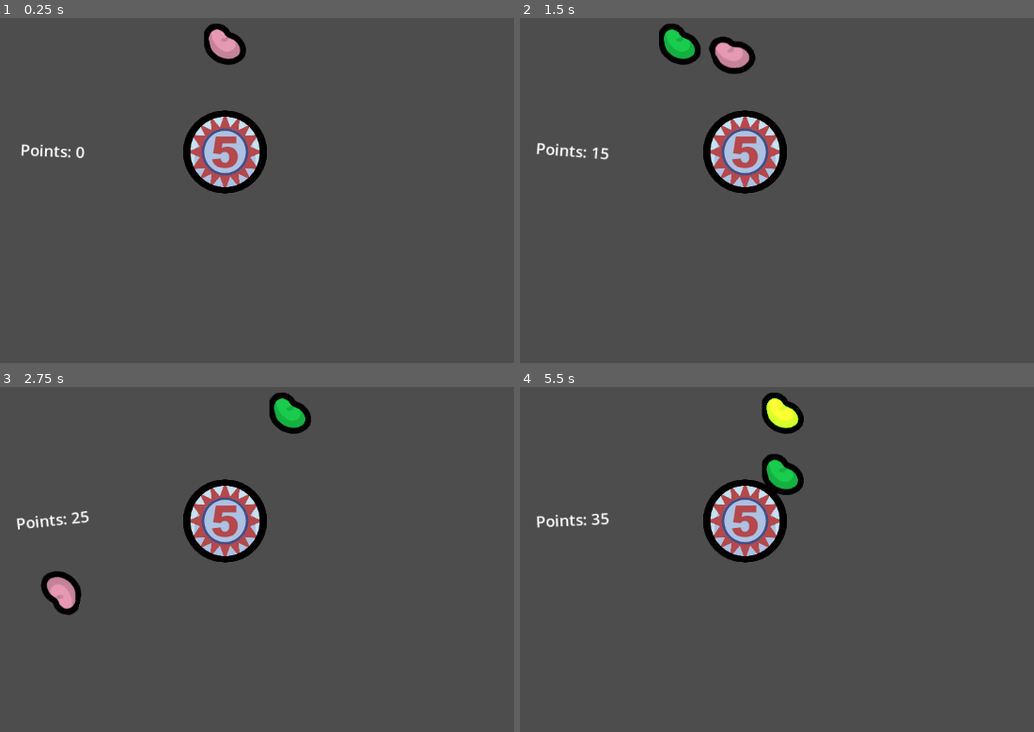
Above: before the commit, frames 1-4 (two rows, left to right).
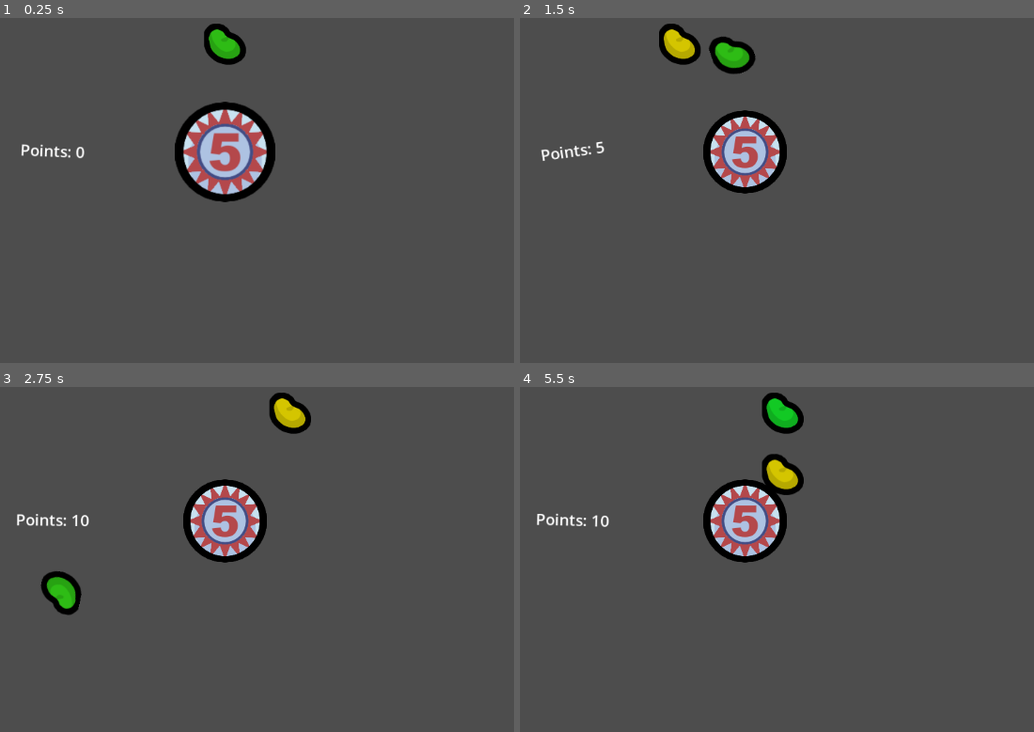
Above: after the commit, the same moments.

Repository: dairycultist/bean-game
Game: Godot game, scene res://scene.tscn
The game is run twice, just before and just after one commit, with the same random seed, the same clock (stepped at 60 frames per second) and the same inputs.
Inputs (mouse positions are in pixels of both pictures, inside the frame that each line leads up to):
- Up to frame 1 (0.25 s): no input
- Up to frame 2 (1.5 s): tap Enter at 0.5 s; move the mouse to (746, 124) at 0.52 s; press the mouse at (746, 124) at 0.53 s; move the mouse to (597, 173) at 1.27 s; release the mouse at (597, 173) at 1.28 s; click (597, 173) at 1.35 s
- Up to frame 3 (2.75 s): move the mouse to (298, 428) at 2.02 s; press the mouse at (298, 428) at 2.03 s
- Up to frame 4 (5.5 s): move the mouse to (705, 604) at 2.77 s; release the mouse at (705, 604) at 2.78 s; click (705, 604) at 2.85 s; move the mouse to (972, 583) at 3.52 s; press the mouse at (972, 583) at 3.53 s; move the mouse to (outside the picture) at 4.27 s; release the mouse at (outside the picture) at 4.28 s; click (outside the picture) at 4.35 s; move the mouse to (782, 521) at 5.02 s; press the mouse at (782, 521) at 5.03 s

The runs differ from the first frame. In frame 1, 4.1% of the frame differs, in the area x 34-54%, y 3-54%; in frame 2, 1.1%; in frame 3, 1.0%; in frame 4, 1.0%.

Commit message:
Remove outstanding merging code, add bumper animation, change color initialization

Diff:
--- a/bean.gd
+++ b/bean.gd
@@ -2,49 +2,29 @@
 class_name Bean
 
 var avg_speed: float
-var color: BeanColor
 
 var _audio_on_collide: AudioStreamPlayer
-var _audio_on_match: AudioStreamPlayer
-
-enum BeanColor {
-	RED, YELLOW, GREEN, BLUE, PINK
-}
 
 func _ready() -> void:
 
 	body_entered.connect(_body_entered)
 
 	_audio_on_collide = get_parent().get_node("AudioOnCollide")
-	_audio_on_match   = get_parent().get_node("AudioOnMatch")
+
+	var r := randf()
+	var g := randf()
+
+	$Sprite.modulate  = Color(r, g, 1.0 - r - g)
 
 func _process(delta: float) -> void:
 
 	avg_speed = lerp(avg_speed, linear_velocity.length(), delta)
 
-	if position.y < -200:
-		_audio_on_match.play()
-		queue_free()
+func _body_entered(body):
 
-@warning_ignore("int_as_enum_without_match")
-func set_color(the_color: BeanColor = -1 as BeanColor):
-
-	if the_color == -1:
-		color = BeanColor.values().pick_random()
-	else:
-		color = the_color
-
-	match (color):
-		BeanColor.RED: $Sprite.modulate    = Color(1.0, 0.3, 0.2)
-		BeanColor.YELLOW: $Sprite.modulate = Color(1.0, 8.0, 0.2)
-		BeanColor.GREEN: $Sprite.modulate  = Color(0.1, 0.8, 0.3)
-		BeanColor.BLUE: $Sprite.modulate   = Color(0.1, 0.5, 0.9)
-		BeanColor.PINK: $Sprite.modulate   = Color(0.9, 0.6, 0.7)
-
-func _body_entered(_body):
-
-	# TEMP
-	BeanSignals.on_bean_hit_peg.emit(self, null)
+	# bumper
+	if body is Bumper:
+		body.bump(self)
 
 	# play collide sound
 	_audio_on_collide.volume_linear = (2.0 / (1 + exp(-avg_speed * 0.01))) - 1.0
--- a/bean_dropper.gd
+++ b/bean_dropper.gd
@@ -9,7 +9,6 @@
 
 	the_bean = bean.instantiate()
 	add_child(the_bean)
-	the_bean.set_color()
 	the_bean.global_position.y = -166
 	the_bean.collision_layer = 0
 	the_bean.freeze = true
@@ -30,7 +29,6 @@
 		# make a new the_bean
 		the_bean = bean.instantiate()
 		add_child(the_bean)
-		the_bean.set_color()
 		the_bean.global_position.y = -166
 		the_bean.collision_layer = 0
 		the_bean.freeze = true
--- a/boons/abstract_boon.gd
+++ b/boons/abstract_boon.gd
@@ -11,6 +11,7 @@
 # number go up AND clink clink clink sounds AND many rigidbodies
 
 # TODO add boon animation for idling and triggering
+# TODO make bumpers bounce animation when hit
 
 func _ready() -> void:
 
--- /dev/null
+++ b/bumper.gd
@@ -0,0 +1,10 @@
+extends StaticBody2D
+class_name Bumper
+
+func _ready() -> void:
+	$AnimationPlayer.play("RESET")
+
+func bump(bean: Bean):
+	BeanSignals.on_bean_hit_peg.emit(bean, self)
+	$AnimationPlayer.play("bump")
+	$AnimationPlayer.seek(0)
--- /dev/null
+++ b/bumper.tscn
@@ -0,0 +1,59 @@
+[gd_scene load_steps=7 format=3 uid="uid://20qdpjnnrdot"]
+
+[ext_resource type="Script" uid="uid://g72wydl8scaf" path="res://bumper.gd" id="1_h31vo"]
+[ext_resource type="Texture2D" uid="uid://c2m0ggmtj7p6f" path="res://bumper.png" id="2_sn2yj"]
+
+[sub_resource type="Animation" id="Animation_h31vo"]
+length = 0.001
+tracks/0/type = "value"
+tracks/0/imported = false
+tracks/0/enabled = true
+tracks/0/path = NodePath("Bumper/Sprite:scale")
+tracks/0/interp = 1
+tracks/0/loop_wrap = true
+tracks/0/keys = {
+"times": PackedFloat32Array(0),
+"transitions": PackedFloat32Array(1),
+"update": 0,
+"values": [Vector2(1.2, 1.2)]
+}
+
+[sub_resource type="Animation" id="Animation_32yb8"]
+resource_name = "bump"
+tracks/0/type = "value"
+tracks/0/imported = false
+tracks/0/enabled = true
+tracks/0/path = NodePath("Bumper/Sprite:scale")
+tracks/0/interp = 1
+tracks/0/loop_wrap = true
+tracks/0/keys = {
+"times": PackedFloat32Array(0, 0.03333333, 0.06666667, 0.1, 0.16666667),
+"transitions": PackedFloat32Array(1, 1, 1, 1, 1),
+"update": 0,
+"values": [Vector2(1.2, 1.2), Vector2(0.9, 0.9), Vector2(1.1, 1.1), Vector2(0.95, 0.95), Vector2(1, 1)]
+}
+
+[sub_resource type="AnimationLibrary" id="AnimationLibrary_ou0cc"]
+_data = {
+&"RESET": SubResource("Animation_h31vo"),
+&"bump": SubResource("Animation_32yb8")
+}
+
+[sub_resource type="CircleShape2D" id="CircleShape2D_y2354"]
+radius = 64.0
+
+[node name="Bumper" type="StaticBody2D"]
+script = ExtResource("1_h31vo")
+
+[node name="AnimationPlayer" type="AnimationPlayer" parent="."]
+root_node = NodePath("../..")
+libraries = {
+&"": SubResource("AnimationLibrary_ou0cc")
+}
+
+[node name="Sprite" type="Sprite2D" parent="."]
+scale = Vector2(1.2, 1.2)
+texture = ExtResource("2_sn2yj")
+
+[node name="CollisionShape2D" type="CollisionShape2D" parent="."]
+shape = SubResource("CircleShape2D_y2354")
--- a/scene.tscn
+++ b/scene.tscn
@@ -1,32 +1,16 @@
-[gd_scene load_steps=11 format=3 uid="uid://5ilcdthf5fh5"]
+[gd_scene load_steps=8 format=3 uid="uid://5ilcdthf5fh5"]
 
 [ext_resource type="Script" uid="uid://bce4vbqpm3soy" path="res://bean_dropper.gd" id="2_nxogm"]
 [ext_resource type="PackedScene" uid="uid://cn757hnlqkpnk" path="res://bean.tscn" id="3_3253y"]
 [ext_resource type="AudioStream" uid="uid://dfx6ai1konf05" path="res://click.wav" id="4_m7jmp"]
-[ext_resource type="Texture2D" uid="uid://c2m0ggmtj7p6f" path="res://bumper.png" id="5_ni31j"]
-[ext_resource type="AudioStream" uid="uid://dp6m5oyilj24o" path="res://pop.wav" id="5_y2354"]
+[ext_resource type="PackedScene" uid="uid://20qdpjnnrdot" path="res://bumper.tscn" id="5_ni31j"]
 [ext_resource type="Script" uid="uid://dppaxmnswb3f2" path="res://stat_manager.gd" id="6_y2354"]
 
 [sub_resource type="RectangleShape2D" id="RectangleShape2D_nxogm"]
 size = Vector2(220, 300)
 
-[sub_resource type="CircleShape2D" id="CircleShape2D_y2354"]
-radius = 64.0
-
 [sub_resource type="LabelSettings" id="LabelSettings_m7jmp"]
 font_size = 24
-
-[sub_resource type="GDScript" id="GDScript_y2354"]
-script/source = "extends Boon
-
-# hidden boon that implements the default point behaviour (i.e. giving points on match)
-
-func _on_beans_matched(_color: Bean.BeanColor) -> bool:
-
-	get_parent().add_points(5)
-
-	return true
-"
 
 [node name="Scene" type="Node2D"]
 
@@ -45,17 +29,7 @@
 stream = ExtResource("4_m7jmp")
 max_polyphony = 4
 
-[node name="AudioOnMatch" type="AudioStreamPlayer" parent="BeanDropper"]
-stream = ExtResource("5_y2354")
-max_polyphony = 4
-
-[node name="Jar" type="StaticBody2D" parent="."]
-
-[node name="Sprite" type="Sprite2D" parent="Jar"]
-texture = ExtResource("5_ni31j")
-
-[node name="CollisionShape2D" type="CollisionShape2D" parent="Jar"]
-shape = SubResource("CircleShape2D_y2354")
+[node name="Bumper" parent="." instance=ExtResource("5_ni31j")]
 
 [node name="StatManager" type="Node2D" parent="."]
 script = ExtResource("6_y2354")
@@ -77,6 +51,3 @@
 label_settings = SubResource("LabelSettings_m7jmp")
 horizontal_alignment = 1
 vertical_alignment = 1
-
-[node name="BaseBoon" type="Sprite2D" parent="StatManager"]
-script = SubResource("GDScript_y2354")
Not shown, added: bumper.gd.uid
Not shown, removed: pop.wav.import
Not shown, removed: pop.wav
